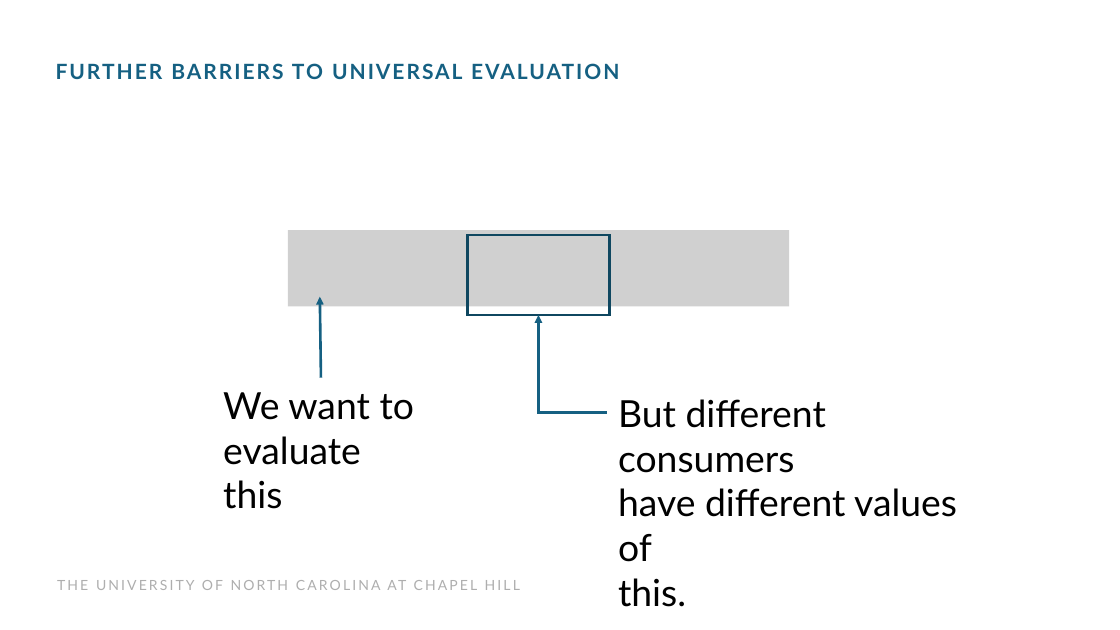
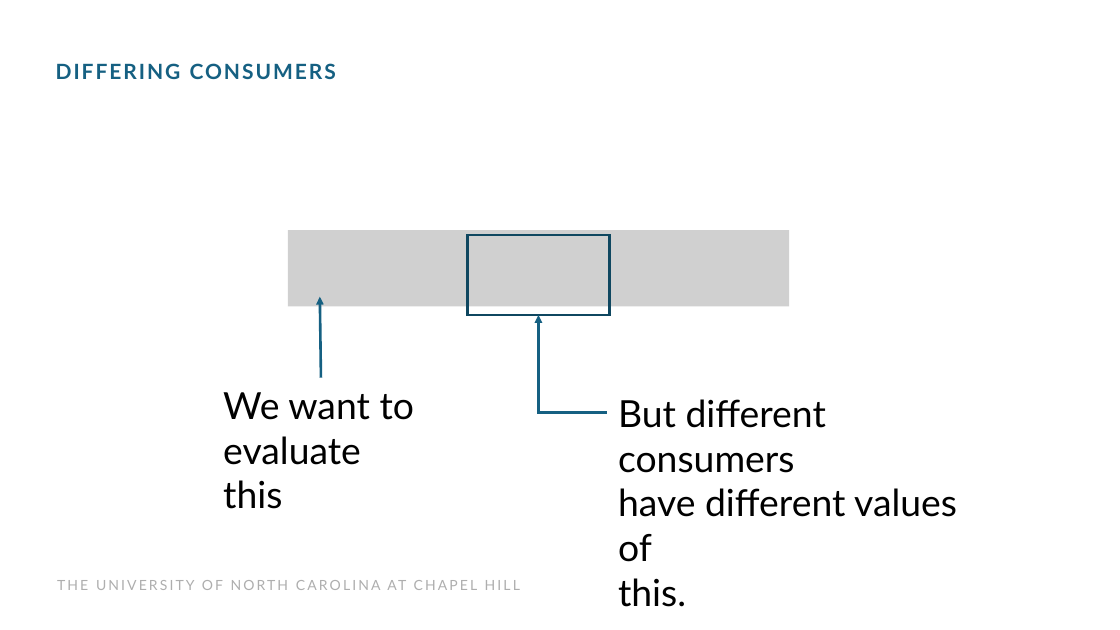
Before and after one commit to UNCIDD/scenario-eval-theory, a slide deck: slide 15 of presentations/INIPresentation_JL.pptx (slide 14 before the commit). Drawn at 1120x630 pixels with LibreOffice and Linux fonts; fonts in the diff are those of the drawing; grey boxes stand for pictures. Boxes give left, top, right and bottom in pixels: in the first picture for what was removed or moved away, otherwise in the second. Text is boxed around its words. In the diff, an @@ line names an element or a change of style, - is before the commit and + after.

```diff
--- a/presentations/INIPresentation_JL.pptx
+++ b/presentations/INIPresentation_JL.pptx
@@ text at [56, 63, 336, 79]: text changed @@
-FURTHER BARRIERS TO UNIVERSAL EVALUATION
+DIFFERING CONSUMERS
```
Also in this commit, not shown: 4 other slides changed, 16 slides added, 2 slides removed, 4 other files.
